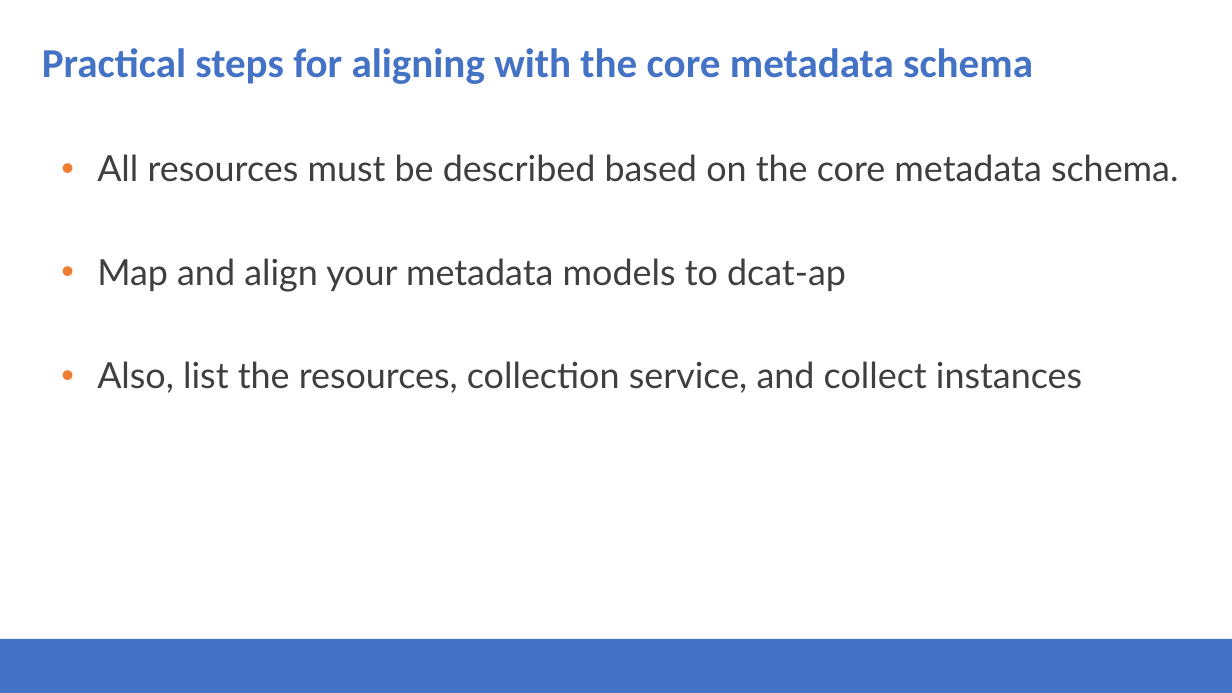
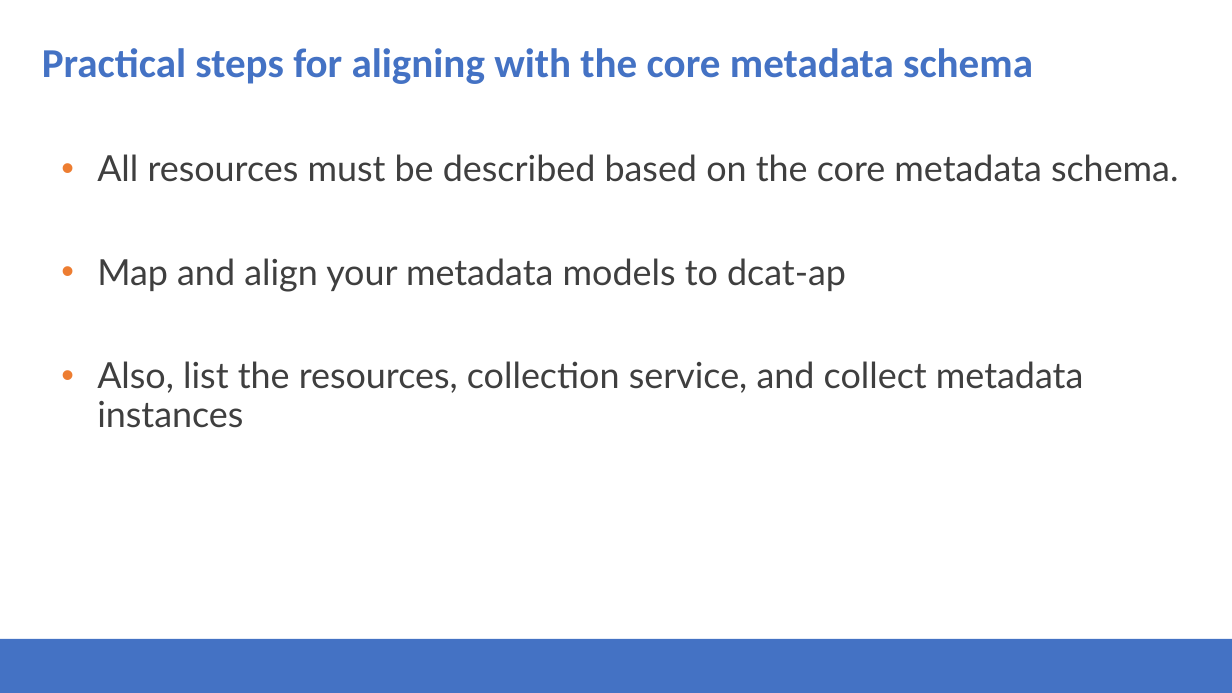
Before and after one commit to Health-RI/health-ri-metadata, a slide deck: slide 12 of Presentations/31082023HRI_Metadata_Schema_ImagingGroup_KickOff.pptx. Drawn at 1232x693 pixels with LibreOffice and Linux fonts; fonts in the diff are those of the drawing; background and template pictures are left out. Boxes give left, top, right and bottom in pixels: in the first picture for what was removed or moved away, otherwise in the second. Text is boxed around its words. In the diff, an @@ line names an element or a change of style, - is before the commit and + after.

```diff
--- a/Presentations/31082023HRI_Metadata_Schema_ImagingGroup_KickOff.pptx
+++ b/Presentations/31082023HRI_Metadata_Schema_ImagingGroup_KickOff.pptx
@@ text at [97,361,1083,428]: text changed @@
-• Also, list the resources, collection service, and collect instances
+• Also, list the resources, collection service, and collect metadata instances
```
Also in this commit, not shown: 4 other slides changed, 7 other files.
